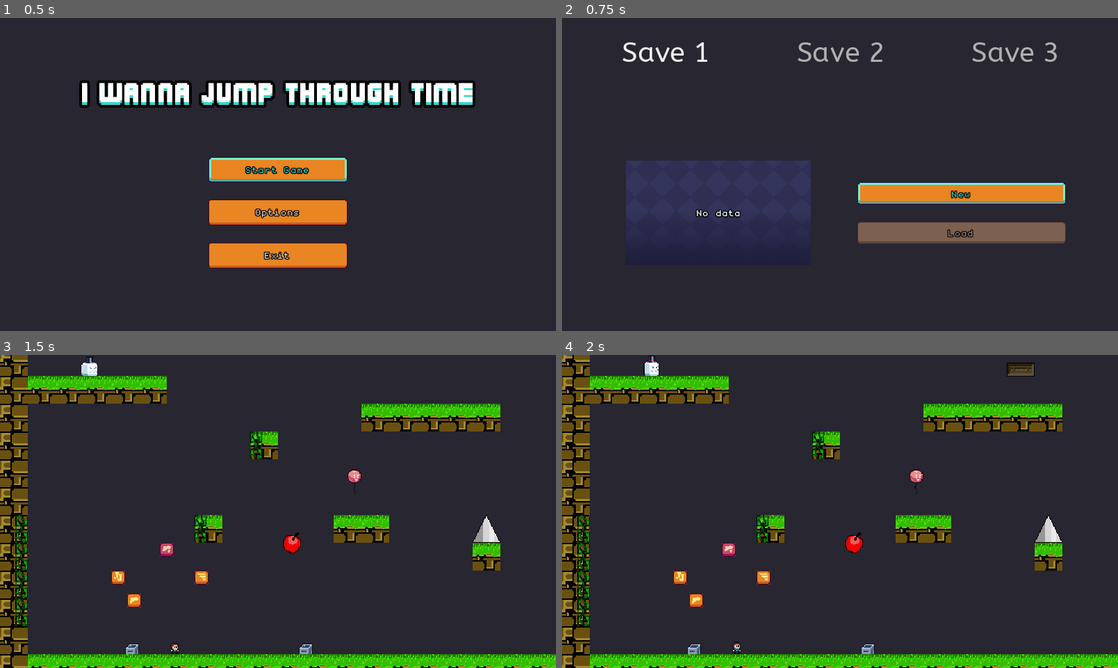
Above: before the commit, frames 1-4 (two rows, left to right).
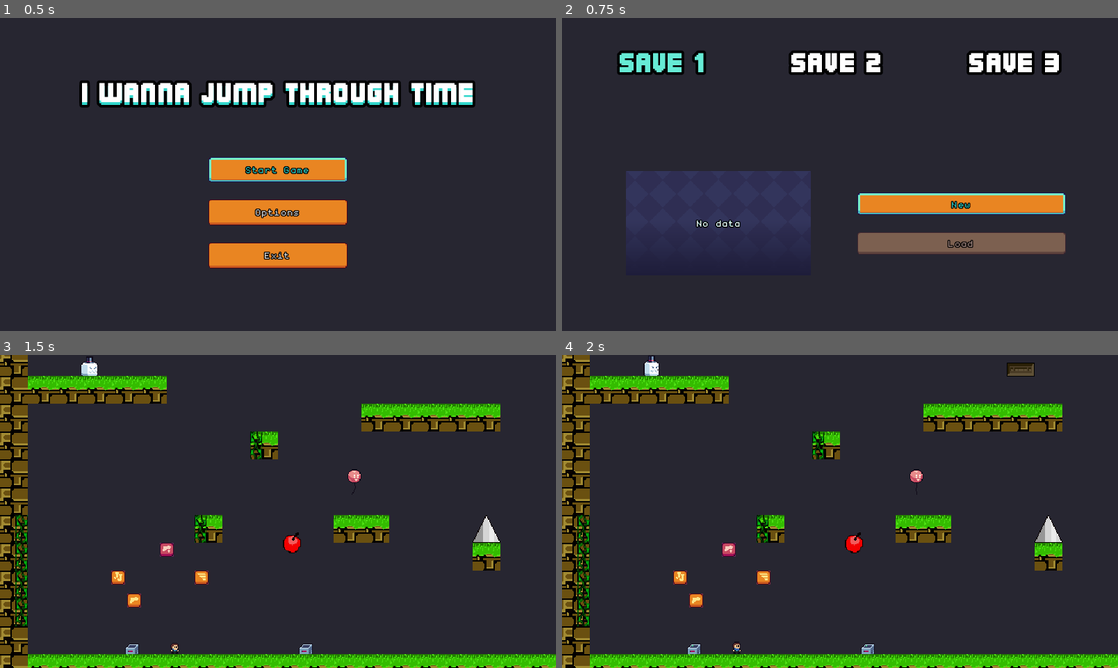
Above: after the commit, the same moments.

Repository: Smartkin/i-wanna-go-through-time-game-jam-edition
Game: Godot game, scene res://Rooms/Title.tscn
Two runs of this game, one before a commit and one after it. Both use one fixed random seed, a clock stepped at 60 frames per second and the inputs below. Sound files missing from this copy of the repository are replaced by a short silence.
Inputs:
- Up to frame 1 (0.5 s): no input
- Up to frame 2 (0.75 s): click "Start Game" at 0.5 s
- Up to frame 3 (1.5 s): click "New" at 1.25 s
- Up to frame 4 (2 s): no input

Frame 1 is identical in both runs. In frame 2, 11% of the frame differs, in the area x 9-91%, y 7-76%; in frame 3, less than 0.1%; in frame 4, less than 0.1%.

Commit message:
Added a font to the save tabs

Diff:
--- a/Rooms/FileSelect.tscn
+++ b/Rooms/FileSelect.tscn
@@ -1,10 +1,11 @@
-[gd_scene load_steps=9 format=2]
+[gd_scene load_steps=10 format=2]
 
 [ext_resource path="res://Tiles/BrownBlocksTiles1.tscn" type="PackedScene" id=1]
 [ext_resource path="res://Fonts/ABeeZee-Regular.ttf" type="DynamicFontData" id=2]
 [ext_resource path="res://Scripts/UI/FileSelect.gd" type="Script" id=3]
 [ext_resource path="res://Scenes/UI/FileSelect/FileSelectTabStyle.tres" type="StyleBox" id=4]
 [ext_resource path="res://Scenes/MusicPlayer.tscn" type="PackedScene" id=5]
+[ext_resource path="res://Fonts/big_font_outline.tres" type="DynamicFont" id=6]
 
 [sub_resource type="DynamicFont" id=1]
 size = 32
@@ -31,8 +32,11 @@
 [node name="SaveSlots" type="TabContainer" parent="."]
 anchor_right = 1.0
 anchor_bottom = 1.0
-margin_top = 16.0
-margin_bottom = -16.0
+margin_top = 32.0
+margin_bottom = -32.0
+custom_colors/font_color_bg = Color( 1, 1, 1, 1 )
+custom_colors/font_color_fg = Color( 0.4, 0.921569, 0.835294, 1 )
+custom_fonts/font = ExtResource( 6 )
 custom_styles/tab_fg = ExtResource( 4 )
 custom_styles/tab_bg = ExtResource( 4 )
 custom_styles/panel = SubResource( 3 )
--- a/Scenes/Enemies/Balloon.tscn
+++ b/Scenes/Enemies/Balloon.tscn
@@ -86,7 +86,7 @@
 }
 
 [node name="Balloon" type="KinematicBody2D" parent="."]
-position = Vector2( 0, 1.75597 )
+position = Vector2( 0, 1.98754 )
 collision_layer = 128
 collision_mask = 6
 moving_platform_apply_velocity_on_leave = 2
@@ -105,7 +105,7 @@
 [node name="Sprite" type="AnimatedSprite" parent="Balloon"]
 position = Vector2( 16, 16 )
 frames = SubResource( 10 )
-frame = 3
+frame = 1
 playing = true
 __meta__ = {
 "_edit_lock_": true
--- a/Scenes/Enemies/Goomba.tscn
+++ b/Scenes/Enemies/Goomba.tscn
@@ -106,6 +106,7 @@
 position = Vector2( 8, 8 )
 frames = SubResource( 10 )
 animation = "walk"
+frame = 1
 playing = true
 
 [node name="Jumpbox" type="Area2D" parent="."]
--- a/Scenes/Enemies/Gorfo.tscn
+++ b/Scenes/Enemies/Gorfo.tscn
@@ -82,7 +82,6 @@
 position = Vector2( 13, 6 )
 frames = SubResource( 8 )
 animation = "spit"
-frame = 1
 playing = true
 __meta__ = {
 "_edit_lock_": true
--- a/Scenes/Enemies/Slimy.tscn
+++ b/Scenes/Enemies/Slimy.tscn
@@ -81,7 +81,7 @@
 position = Vector2( 8, 8 )
 frames = SubResource( 10 )
 animation = "walk"
-frame = 3
+frame = 1
 playing = true
 
 [node name="LeftEdge" type="RayCast2D" parent="."]
--- a/Scenes/Enemies/Taggy.tscn
+++ b/Scenes/Enemies/Taggy.tscn
@@ -106,7 +106,7 @@
 position = Vector2( 8, 8 )
 frames = SubResource( 10 )
 animation = "walk"
-frame = 3
+frame = 1
 playing = true
 
 [node name="Hitbox" type="Area2D" parent="."]
--- a/Scenes/Save.tscn
+++ b/Scenes/Save.tscn
@@ -93,6 +93,7 @@
 [node name="Sprite" type="AnimatedSprite" parent="."]
 position = Vector2( 8, 10 )
 frames = SubResource( 3 )
+frame = 1
 playing = true
 
 [node name="Area2D" type="Area2D" parent="."]
